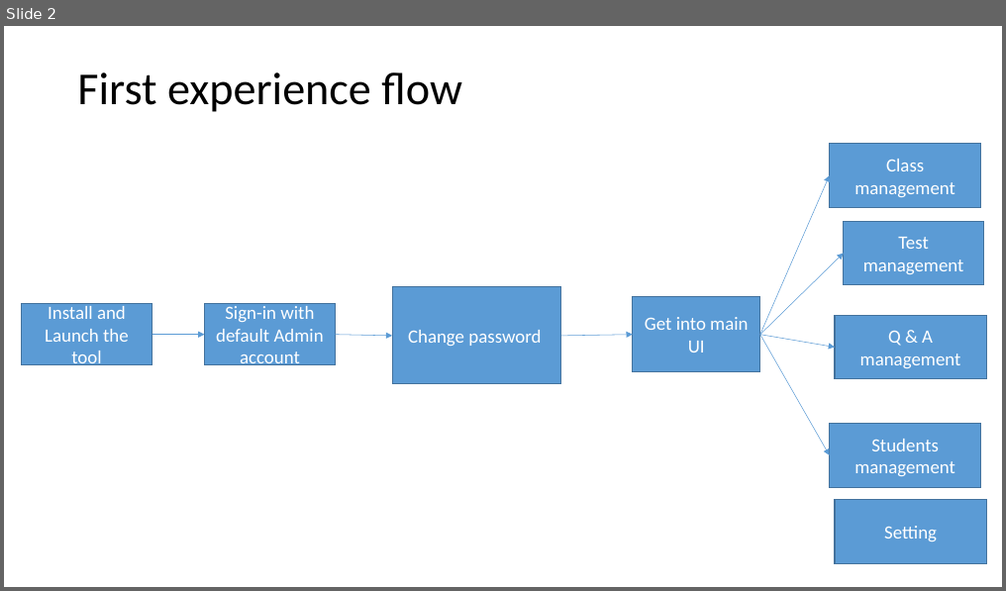
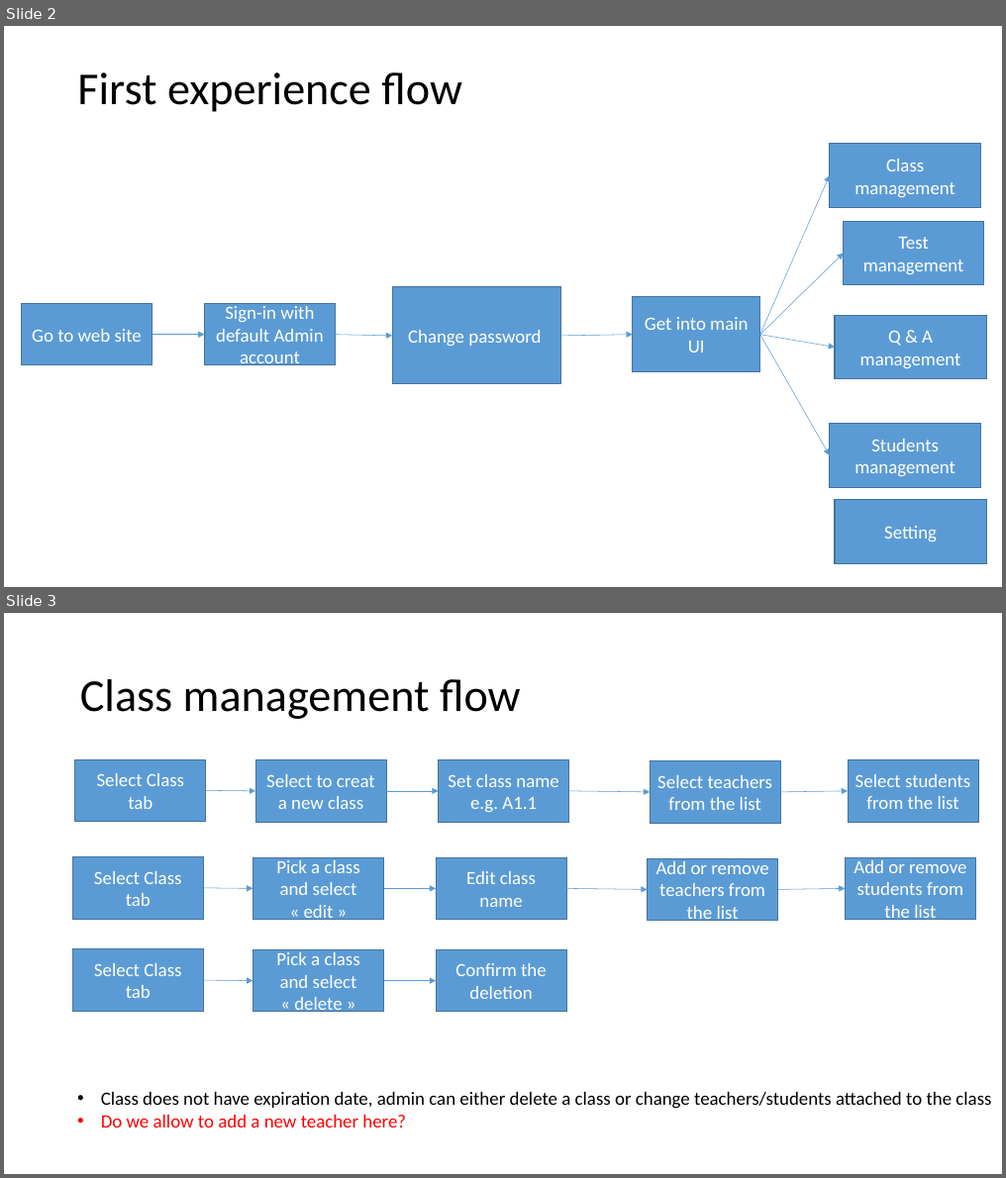
Before and after one commit to Wu-Fei/Parrot-Wireframe, a slide deck: Admin tool flow.pptx. Shown one above the other, each under a label of ours: slide 2 before the commit, slides 2 and 3 after it. The pictures are 1006x591 and 1006x1178 pixels, drawn with LibreOffice and Linux fonts; fonts in the diff are those of the drawing. Boxes give left, top, right and bottom in pixels: in the first picture for what was removed or moved away, otherwise in the second. Text is boxed around its words. In the diff, an @@ line names an element or a change of style, - is before the commit and + after.

Commit message:
update for Admin flow and wireframe

```diff
--- a/Admin tool flow.pptx
+++ b/Admin tool flow.pptx
@@ slide 3 added at (4,613,1002,1174), background #FFFFFF @@
@@ title added at (80,679,521,719), 44 pt, text #000000 @@
+Class management flow
@@ rectangle added at (75,760,206,822), fill #5B9BD5, outline #43739E 1 pt, 18 pt, text #FFFFFF @@
+Select Class tab
@@ rectangle added at (255,761,386,823), fill #5B9BD5, outline #43739E 1 pt, 18 pt, text #FFFFFF @@
+Select to creat a new class
@@ rectangle added at (439,761,569,823), fill #5B9BD5, outline #43739E 1 pt, 18 pt, text #FFFFFF @@
+Set class name e.g. A1.1
@@ rectangle added at (847,761,979,823), fill #5B9BD5, outline #43739E 1 pt, 18 pt, text #FFFFFF @@
+Select students from the list
@@ arrow added from (206, 790) to (255, 791), #5B9BD5 0.5 pt @@
@@ rectangle added at (650,761,781,823), fill #5B9BD5, outline #43739E 1 pt, 18 pt, text #FFFFFF @@
+Select teachers from the list
@@ arrow added from (386, 791) to (439, 791), #5B9BD5 0.5 pt @@
@@ arrow added from (569, 791) to (650, 792), #5B9BD5 0.5 pt @@
@@ arrow added from (780, 792) to (847, 791), #5B9BD5 0.5 pt @@
@@ rectangle added at (73,858,204,919), fill #5B9BD5, outline #43739E 1 pt, 18 pt, text #FFFFFF @@
+Select Class tab
@@ rectangle added at (253,858,384,920), fill #5B9BD5, outline #43739E 1 pt, 18 pt, text #FFFFFF @@
+Pick a class and select « edit »
@@ rectangle added at (436,858,567,920), fill #5B9BD5, outline #43739E 1 pt, 18 pt, text #FFFFFF @@
+Edit class name
@@ rectangle added at (648,859,778,921), fill #5B9BD5, outline #43739E 1 pt, 18 pt, text #FFFFFF @@
+Add or remove teachers from the list
@@ rectangle added at (846,858,976,920), fill #5B9BD5, outline #43739E 1 pt, 18 pt, text #FFFFFF @@
+Add or remove students from the list
@@ arrow added from (203, 888) to (253, 888), #5B9BD5 0.5 pt @@
@@ arrow added from (383, 888) to (436, 888), #5B9BD5 0.5 pt @@
@@ arrow added from (566, 888) to (648, 890), #5B9BD5 0.5 pt @@
@@ arrow added from (778, 890) to (846, 888), #5B9BD5 0.5 pt @@
@@ rectangle added at (73,950,204,1012), fill #5B9BD5, outline #43739E 1 pt, 18 pt, text #FFFFFF @@
+Select Class tab
@@ rectangle added at (253,950,384,1012), fill #5B9BD5, outline #43739E 1 pt, 18 pt, text #FFFFFF @@
+Pick a class and select « delete »
@@ rectangle added at (436,950,567,1012), fill #5B9BD5, outline #43739E 1 pt, 18 pt, text #FFFFFF @@
+Confirm the deletion
@@ arrow added from (203, 980) to (253, 981), #5B9BD5 0.5 pt @@
@@ arrow added from (383, 981) to (436, 981), #5B9BD5 0.5 pt @@
@@ text added at (101,1092,991,1128), 18 pt, text #000000 @@
+• Class does not have expiration date, admin can either delete a class or change teachers/students attached to the class
+• Do we allow to add a new teacher here?
@@ slide 2 changed as well @@
@@ text in rectangle at (32,329,142,342): text changed @@
-Install and Launch the tool
+Go to web site
```
Also in this commit, not shown: 3 other slides changed, 1 other slide added, 2 slides removed, 2 other files.
